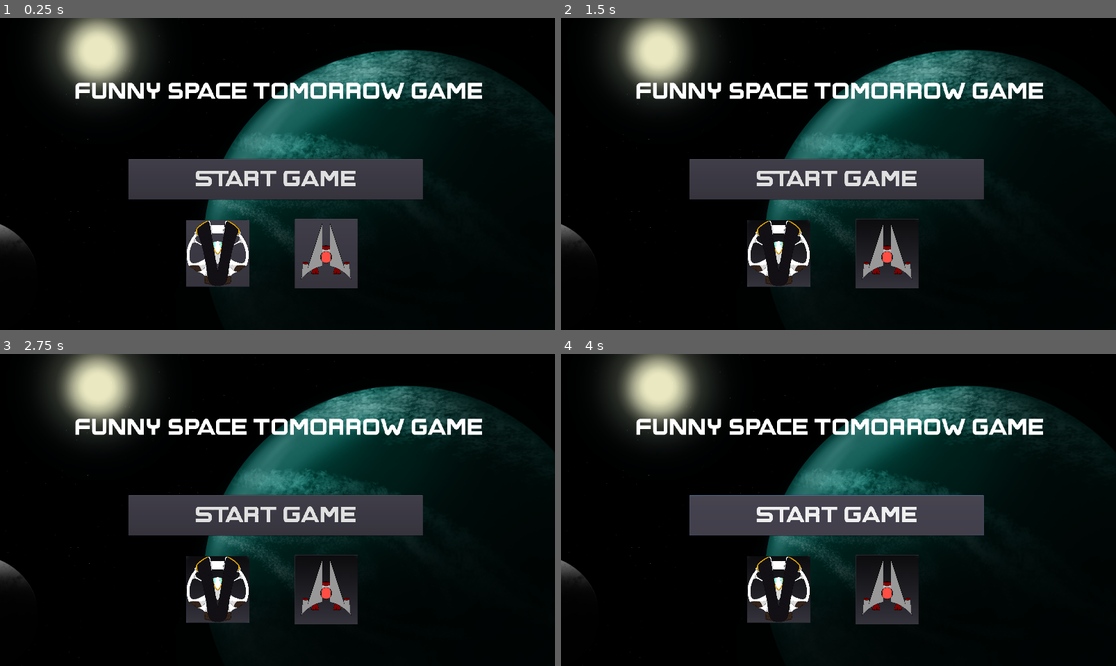
Above: before the commit, frames 1-4 (two rows, left to right).
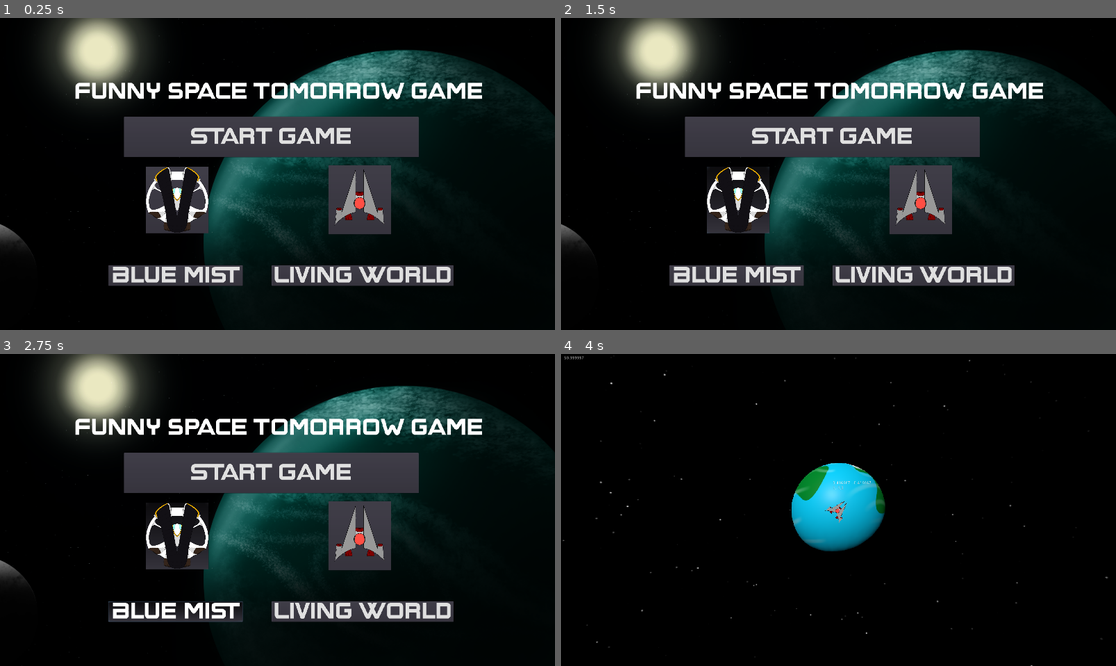
Above: after the commit, the same moments.

Repository: Muxed0/project_tomorrow
Game: Godot game, scene res://ui/main_menu/main_menu.tscn
Same seed, same stepped clock (60 frames per second), same inputs: the game is played once before the commit and once after it.
Inputs (mouse positions are in pixels of both pictures, inside the frame that each line leads up to; where the layout moved, square brackets give the same spot in the first picture):
- Up to frame 1 (0.25 s): no input
- Up to frame 2 (1.5 s): click (921, 198) [888, 255] at 0.5 s; click (738, 198) [777, 252] at 1.25 s
- Up to frame 3 (2.75 s): click (177, 612) at 2 s, where only the run after the commit has a clickable "Blue mist"
- Up to frame 4 (4 s): click (921, 612) at 2.75 s, where only the run after the commit has a clickable "Living World"; click "Start Game" at 3.5 s

The runs differ from the first frame. In frame 1, 20% of the frame differs, in the area x 19-82%, y 31-87%; in frame 2, 20%; in frame 3, 20%; in frame 4, 29%, in the area x 0-99%, y 0-100%.
Error before the commit: Invalid set index 'ship_type' (on base: 'null instance') with value of type 'int'. (res://ui/main_menu/main_menu.gd:8)
Error after the commit: Division By Zero in operator '/'. (res://world/battle/3d_cam.gd:41)

Commit message:
Added second stage and stage selection

Diff:
--- a/game/entities/player/ships/player_ship.gd
+++ b/game/entities/player/ships/player_ship.gd
@@ -21,9 +21,9 @@
 	player_data = get_node("/root/PlayerData")
 
 	match player_data.ship_type:
-		0:
+		1:
 			ship_texture = load("res://entities/player/ships/Ship 1.png")
-		1:
+		2:
 			ship_texture = load("res://entities/player/ships/ship02.png")
 
 	$ship_sprite.texture = ship_texture
--- a/game/project.godot
+++ b/game/project.godot
@@ -17,6 +17,7 @@
 [autoload]
 
 PlayerData="*res://entities/player/player_data.gd"
+WorldData="*res://world/world_data.gd"
 
 [display]
 
--- a/game/ui/main_menu/main_menu.gd
+++ b/game/ui/main_menu/main_menu.gd
@@ -1,14 +1,29 @@
 extends Control
 
+var world_data = 0
+var player_data = 0
+
+func _ready():
+	world_data = get_node("/root/WorldData")
+	player_data = get_node("/root/PlayerData")
+
 func _on_Button_pressed():
-	get_tree().change_scene("res://world/battle/battle_stage_1.tscn")
-
+	if player_data.ship_type and world_data.current_stage:
+		get_tree().change_scene("res://world/battle/battle_stage.tscn")
 
 func _on_ship1_select_button_button_down():
-	$"/root/ShipData".ship_type = 1
+	$"/root/PlayerData".ship_type = 1
 	$ship2_select_button.pressed = false
 
 
 func _on_ship2_select_button_button_down():
-	$"/root/ShipData".ship_type = 0
+	$"/root/PlayerData".ship_type = 2
 	$ship1_select_button.pressed = false
+
+func _on_planet1_select_pressed():
+	$"/root/WorldData".current_stage = 1
+	$planet2_select.pressed = false
+
+func _on_planet2_select_pressed():
+	$"/root/WorldData".current_stage = 2
+	$planet1_select.pressed = false
--- a/game/ui/main_menu/main_menu.tscn
+++ b/game/ui/main_menu/main_menu.tscn
@@ -30,10 +30,10 @@
 }
 
 [node name="start_button" type="Button" parent="."]
-margin_left = 444.216
-margin_top = 489.09
-margin_right = 1463.21
-margin_bottom = 628.703
+margin_left = 428.66
+margin_top = 342.012
+margin_right = 1447.65
+margin_bottom = 481.625
 custom_fonts/font = ExtResource( 1 )
 text = "Start Game"
 __meta__ = {
@@ -41,10 +41,10 @@
 }
 
 [node name="ship1_select_button" type="Button" parent="."]
-margin_left = 1020.0
-margin_top = 696.0
-margin_right = 2105.0
-margin_bottom = 1896.0
+margin_left = 1135.97
+margin_top = 509.324
+margin_right = 2220.97
+margin_bottom = 1709.32
 rect_scale = Vector2( 0.2, 0.2 )
 toggle_mode = true
 icon = ExtResource( 5 )
@@ -53,10 +53,10 @@
 }
 
 [node name="ship2_select_button" type="Button" parent="."]
-margin_left = 644.0
-margin_top = 700.0
-margin_right = 1791.0
-margin_bottom = 1908.0
+margin_left = 503.993
+margin_top = 514.738
+margin_right = 1650.99
+margin_bottom = 1722.74
 rect_scale = Vector2( 0.19, 0.19 )
 toggle_mode = true
 icon = ExtResource( 4 )
@@ -64,6 +64,29 @@
 "_edit_use_anchors_": false
 }
 
+[node name="planet1_select" type="Button" parent="."]
+margin_left = 374.767
+margin_top = 855.599
+margin_right = 839.767
+margin_bottom = 926.599
+custom_fonts/font = ExtResource( 1 )
+toggle_mode = true
+text = "Blue mist"
+__meta__ = {
+"_edit_use_anchors_": false
+}
+
+[node name="planet2_select" type="Button" parent="."]
+margin_left = 940.452
+margin_top = 855.599
+margin_right = 1569.45
+margin_bottom = 926.599
+custom_fonts/font = ExtResource( 1 )
+toggle_mode = true
+text = "Living World"
+
 [connection signal="pressed" from="start_button" to="." method="_on_Button_pressed"]
 [connection signal="button_down" from="ship1_select_button" to="." method="_on_ship1_select_button_button_down"]
 [connection signal="button_down" from="ship2_select_button" to="." method="_on_ship2_select_button_button_down"]
+[connection signal="pressed" from="planet1_select" to="." method="_on_planet1_select_pressed"]
+[connection signal="pressed" from="planet2_select" to="." method="_on_planet2_select_pressed"]
--- a/game/world/battle/3d_cam.gd
+++ b/game/world/battle/3d_cam.gd
@@ -54,5 +54,4 @@
 	previous_pos = translation
 	$"../debug_pill".transform.basis = velocity_basis
 
-	if delta != 0:
-		$"../../../player_cam/debug_ui/process_fps".text = str(1/delta)
+	#This script has been tested and is NOT the reason for your FPS loss
--- a/game/world/battle/battle_stage.gd
+++ b/game/world/battle/battle_stage.gd
@@ -1,6 +1,9 @@
 extends Node2D
 
 var player_data = 0
+var world_data = 0
+var stage = 0
+var stage_instance = 0
 var spatial_cam = 0
 
 var avg_delta = 0
@@ -25,7 +28,16 @@
 
 func _ready():
 	player_data = get_node("/root/PlayerData")
+	world_data = get_node("/root/WorldData")
 	spatial_cam = get_node("3D_viewport/spatial_map/3D_cam")
+
+	match world_data.current_stage:
+		1:
+			stage = load("res://world/places/3D_place_1.tscn")
+		2:
+			stage = load("res://world/places/3D_place_2.tscn")
+	stage_instance = stage.instance()
+	$"3D_viewport/spatial_map".add_child(stage_instance)
 
 func _process(delta):
 	#Smoothing out the delta value for use in positioning permanent entities and returning follower entities.
@@ -51,10 +63,10 @@
 	perm_area_array.append(area)
 	perm_entity_array.append(area.entity2D.instance())
 	add_child(perm_entity_array[perm_entity_array.size() - 1])
-	print(perm_entity_array[perm_entity_array.size()-1]," ready to render! ")
+	#print(perm_entity_array[perm_entity_array.size()-1]," ready to render! ")
 
 func _on_render_box_area_exited(area):
-	print(perm_entity_array[perm_entity_array.size()-1]," No longer rendered! ")
+	#print(perm_entity_array[perm_entity_array.size()-1]," No longer rendered! ")
 	var remove_index = perm_area_array.find(area)
 	perm_entity_array.remove(remove_index)
 	perm_area_array.remove(remove_index)
--- a/game/world/battle/battle_stage.tscn
+++ b/game/world/battle/battle_stage.tscn
@@ -1,6 +1,5 @@
-[gd_scene load_steps=23 format=2]
+[gd_scene load_steps=22 format=2]
 
-[ext_resource path="res://world/places/3D_place_1.tscn" type="PackedScene" id=1]
 [ext_resource path="res://entities/player/ships/player_ship.tscn" type="PackedScene" id=2]
 [ext_resource path="res://ui/global_label.gd" type="Script" id=3]
 [ext_resource path="res://world/battle/battle_stage.gd" type="Script" id=4]
@@ -77,8 +76,6 @@
 [node name="render_box_shape" type="CollisionShape" parent="3D_viewport/spatial_map/3D_cam/render_box"]
 transform = Transform( 1, 0, 0, 0, -4.37114e-08, -1, 0, 1, -4.37114e-08, 0, 0, 0 )
 shape = SubResource( 2 )
-
-[node name="3D_place_1" parent="3D_viewport/spatial_map" instance=ExtResource( 1 )]
 
 [node name="debug_indicator" type="MeshInstance" parent="3D_viewport/spatial_map"]
 mesh = SubResource( 4 )
--- a/game/world/places/3D_place_1.tscn
+++ b/game/world/places/3D_place_1.tscn
@@ -15,6 +15,8 @@
 
 [sub_resource type="SphereMesh" id=2]
 material = SubResource( 1 )
+radius = 2.0
+height = 4.0
 
 [sub_resource type="PanoramaSky" id=3]
 panorama = ExtResource( 1 )
@@ -57,3 +59,6 @@
 [node name="moon_shape" type="CollisionShape" parent="moon_area"]
 transform = Transform( -4.37114e-08, -0.707107, 0.707107, 0, 0.707107, 0.707107, -1, 3.09086e-08, -3.09086e-08, -1, -1, 0 )
 shape = SubResource( 6 )
+
+[node name="starting_cam" type="Camera" parent="."]
+transform = Transform( 1, 0, 0, 0, 1, 0, 0, 0, 1, 0, 0, 7 )
--- /dev/null
+++ b/game/world/places/3D_place_2.tscn
@@ -0,0 +1,34 @@
+[gd_scene load_steps=7 format=2]
+
+[ext_resource path="res://world/places/background1.png" type="Texture" id=1]
+[ext_resource path="res://world/places/planet02.png" type="Texture" id=2]
+
+[sub_resource type="PanoramaSky" id=1]
+panorama = ExtResource( 1 )
+
+[sub_resource type="Environment" id=2]
+background_mode = 2
+background_sky = SubResource( 1 )
+
+[sub_resource type="SpatialMaterial" id=3]
+albedo_texture = ExtResource( 2 )
+roughness = 0.45
+
+[sub_resource type="SphereMesh" id=4]
+material = SubResource( 3 )
+
+[node name="3D_place_2" type="Spatial"]
+
+[node name="WorldEnvironment" type="WorldEnvironment" parent="."]
+environment = SubResource( 2 )
+
+[node name="Planet" type="MeshInstance" parent="."]
+mesh = SubResource( 4 )
+material/0 = null
+
+[node name="DirectionalLight" type="DirectionalLight" parent="."]
+transform = Transform( 0.498758, -0.834098, -0.235629, 0.765882, 0.296845, 0.570357, -0.405788, -0.464935, 0.786874, 0, 0, 6.38483 )
+shadow_enabled = true
+
+[node name="starting_cam" type="Camera" parent="."]
+transform = Transform( 1, 0, 0, 0, 1, 0, 0, 0, 1, 0, 0, 7 )
--- /dev/null
+++ b/game/world/world_data.gd
@@ -0,0 +1,3 @@
+extends Node
+
+var current_stage = 0
Binary file added: game/world/places/planet02.png
Not shown, added: game/world/places/planet02.png.import
Not shown, added: art/planet02.kra
